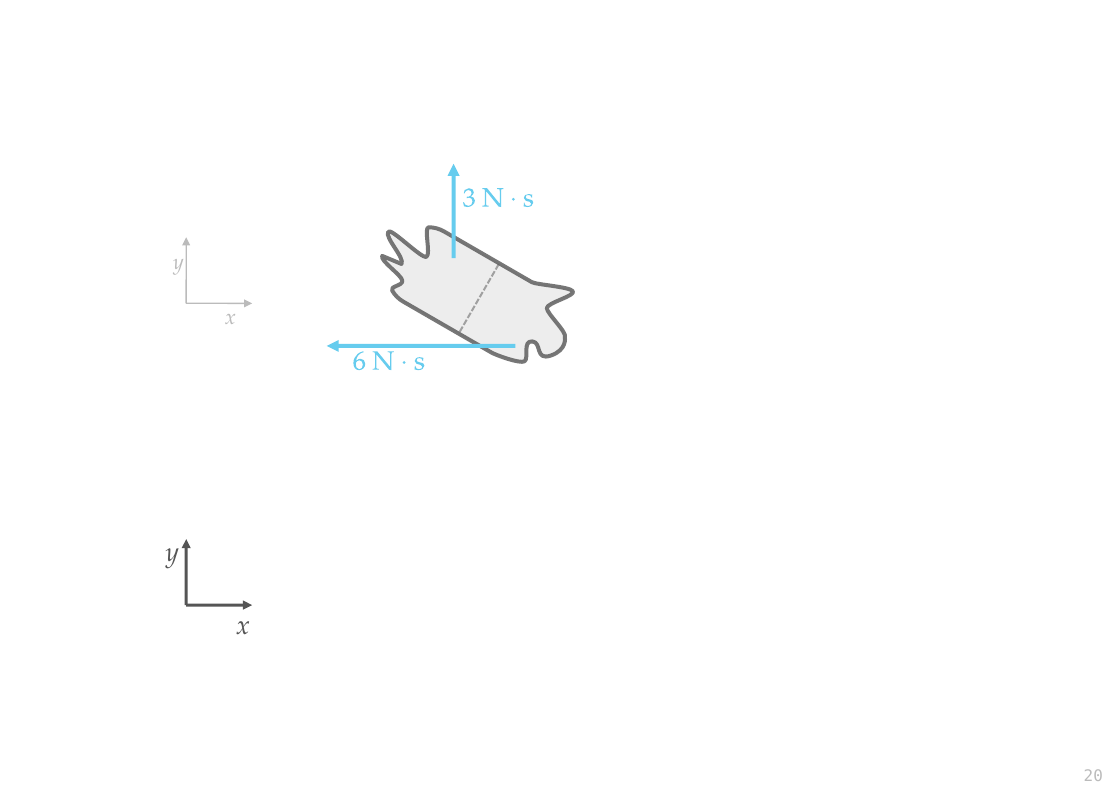
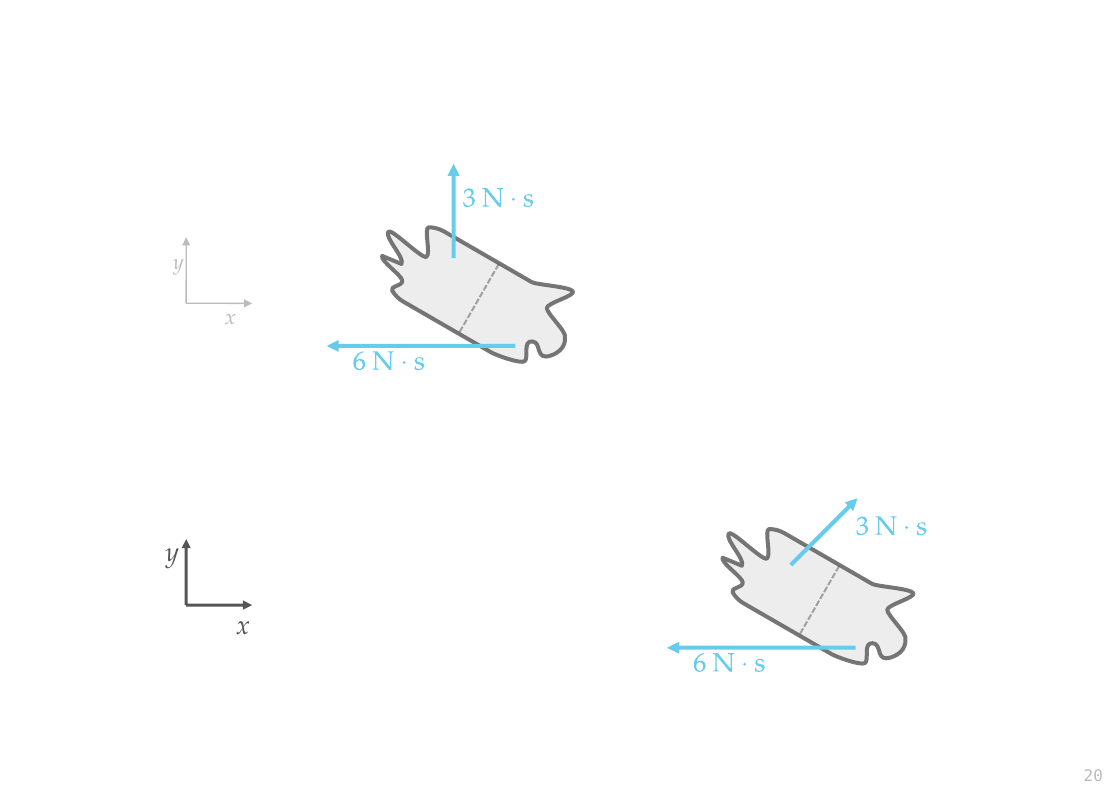
Before and after one commit to pglpm/7wonders, a slide deck: slide 20 of drawings.odp. Drawn at 1120x792 pixels with LibreOffice and Linux fonts; fonts in the diff are those of the drawing. Boxes give left, top, right and bottom in pixels: in the first picture for what was removed or moved away, otherwise in the second. Text is boxed around its words. In the diff, an @@ line names an element or a change of style, - is before the commit and + after.

```diff
--- a/drawings.odp
+++ b/drawings.odp
@@ arrow added from (791, 565) to (857, 498), #66CCEE 3 pt @@
@@ freeform shape added at [722,529,913,663], fill #BBBBBB at 25% opacity, outline #555555 3 pt @@
@@ freeform shape added at [857,516,868,536], fill #66CCEE @@
@@ freeform shape added at [876,516,897,536], fill #66CCEE @@
@@ freeform shape added at [917,522,926,536], fill #66CCEE @@
@@ freeform shape added at [799,565,839,634], fill #555555 at 50% opacity @@
@@ arrow added from (856, 648) to (667, 648), #66CCEE 3 pt @@
@@ group added at [694,653,765,673]: 4 freeform shapes @@
```
Also in this commit, not shown: 1 other slide changed, 2 other files.
